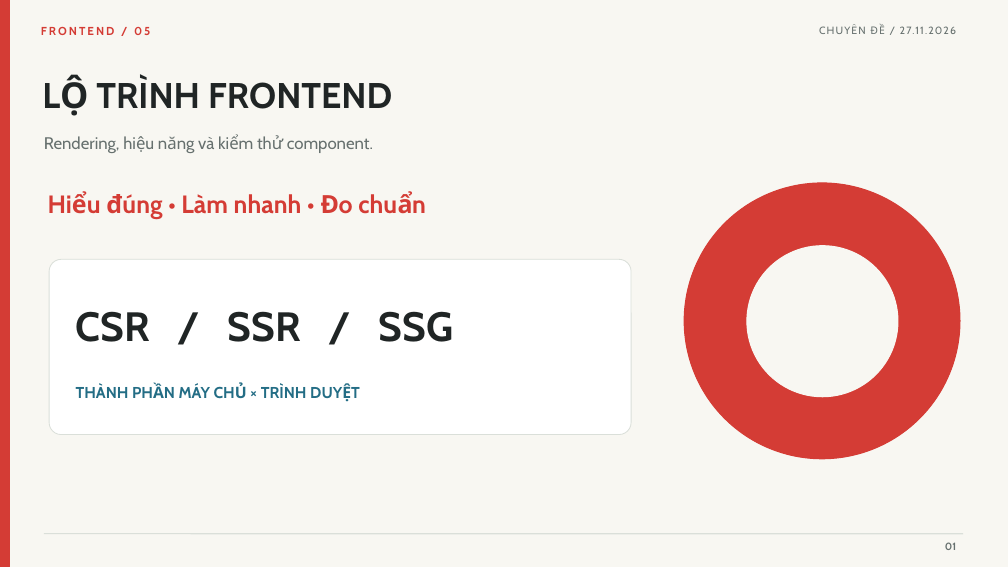
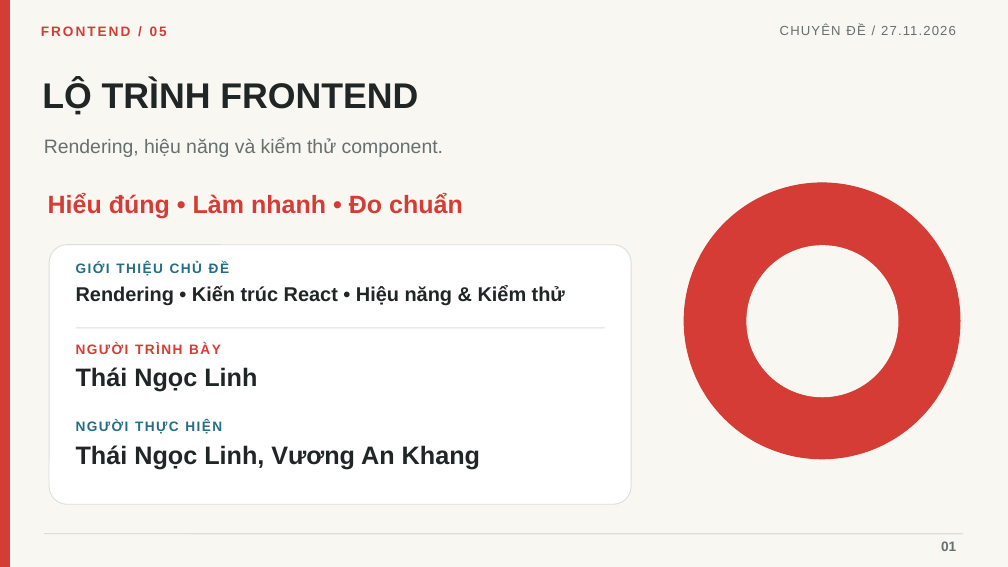
Before and after one commit to linhtn-spec/seminar-nextjs, a slide deck: slide 1 of Seminar_05_Frontend_Roadmap_Tieng_Viet_Da_Chinh_Sua.pptx. Drawn at 1008x567 pixels with LibreOffice and Linux fonts; fonts in the diff are those of the drawing. Boxes give left, top, right and bottom in pixels: in the first picture for what was removed or moved away, otherwise in the second. Text is boxed around its words. In the diff, an @@ line names an element or a change of style, - is before the commit and + after.

```diff
--- a/Seminar_05_Frontend_Roadmap_Tieng_Viet_Da_Chinh_Sua.pptx
+++ b/Seminar_05_Frontend_Roadmap_Tieng_Viet_Da_Chinh_Sua.pptx
@@ text "FRONTEND / 05" at box(41, 26, 167, 36): size 11 to 13 pt, font Cabin to Arial @@
@@ text "CHUYÊN ĐỀ / 27.11.2026": place and size @@
-text "CHUYÊN ĐỀ / 27.11.2026" at box(730, 21, 957, 40)
+text "CHUYÊN ĐỀ / 27.11.2026" at box(780, 25, 956, 35)
@@ text "CHUYÊN ĐỀ / 27.11.2026" at box(780, 25, 956, 35): size 10 to 12.5 pt, font Cabin to Arial @@
@@ text "LỘ TRÌNH FRONTEND" at box(42, 80, 418, 115): font Cabin to Arial @@
@@ text "Rendering, hiệu năng và kiểm ..." at box(44, 138, 443, 157): size 16 to 18.5 pt, font Cabin to Arial @@
@@ text "Hiểu đúng • Làm nhanh ..." at box(48, 193, 463, 219): font Cabin to Arial @@
@@ rounded rectangle: place and size @@
-rounded rectangle at box(49, 259, 631, 435)
+rounded rectangle at box(49, 245, 631, 504)
@@ text added at box(76, 262, 565, 305), 19 pt, text #202525, bold @@
+GIỚI THIỆU CHỦ ĐỀ
+Rendering • Kiến trúc React • Hiệu năng & Kiểm thử
@@ text removed at box(76, 311, 454, 342) @@
-CSR / SSR / SSG
@@ rectangle added at box(76, 327, 605, 328), fill #DADFD9 @@
@@ text added at box(76, 343, 257, 392), 13 pt, text #D43C35, bold @@
+NGƯỜI TRÌNH BÀY
+Thái Ngọc Linh
@@ text removed at box(76, 385, 307, 398) @@
-THÀNH PHẦN MÁY CHỦ × TRÌNH DUYỆT
@@ text added at box(76, 421, 480, 470), 24 pt, text #202525, bold @@
+NGƯỜI THỰC HIỆN
+Thái Ngọc Linh, Vương An Khang
@@ text "01" at box(941, 541, 956, 551): size 10 to 13 pt, font Cabin to Arial @@
```
Also in this commit, not shown: 23 other slides changed, 3 slides added, 6 other files.
